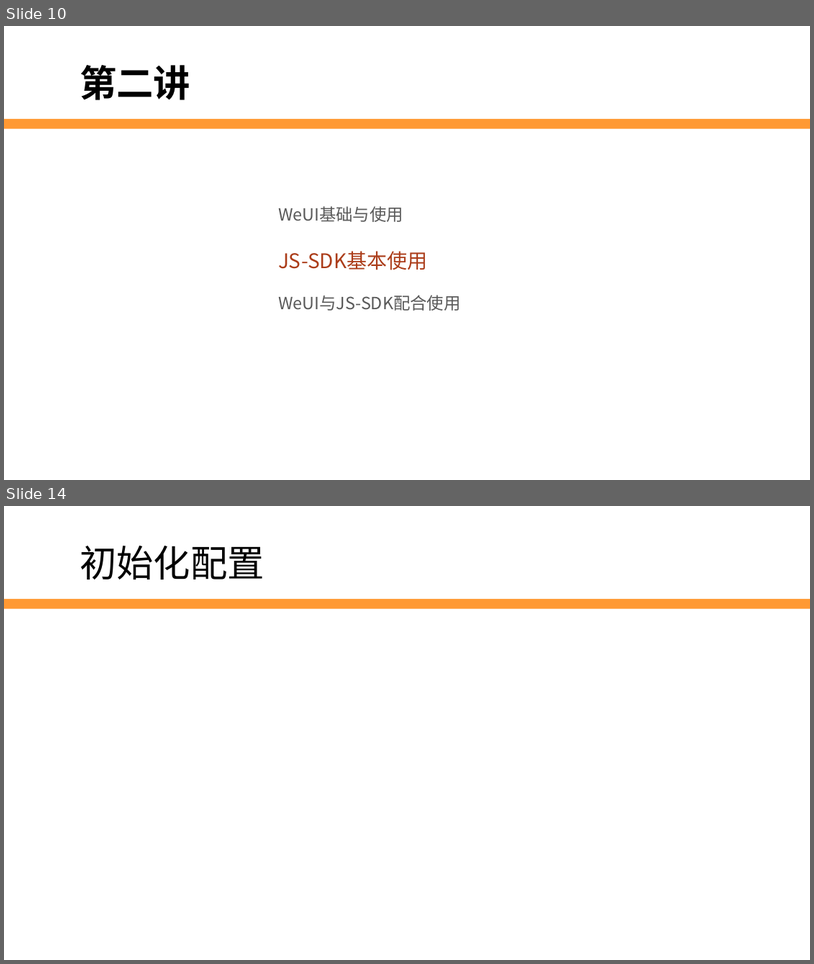
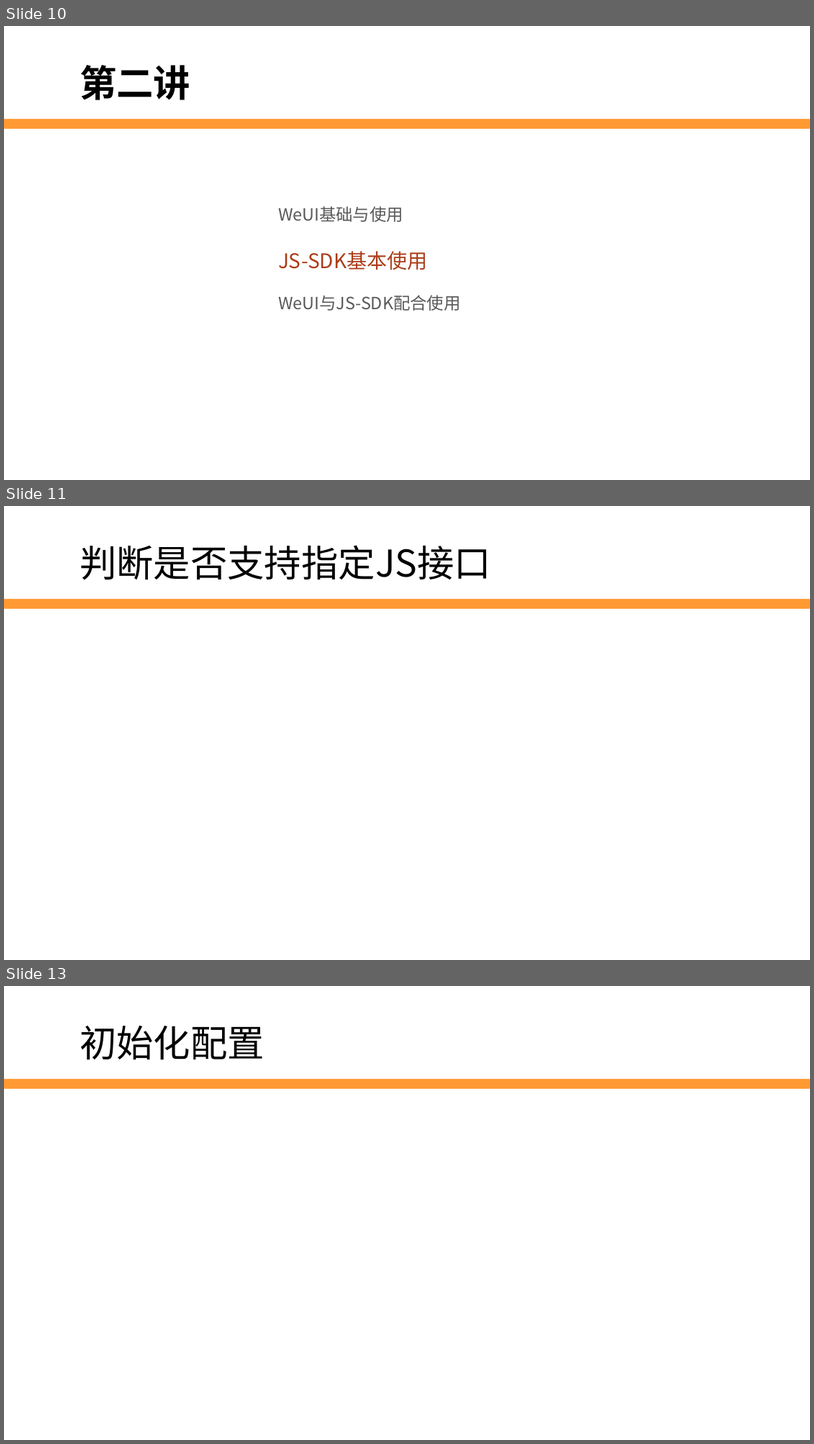
Before and after one commit to edu2act/2017-2018_1st_Wechat_Web_Programming, a slide deck: 第10讲 JS-SDK.pptx. Shown one above the other, each under a label of ours: slides 10 and 14 before the commit, slides 10, 11 and 13 after it; the slides between them are not shown. The pictures are 814x964 and 814x1444 pixels, drawn with LibreOffice and Linux fonts; fonts in the diff are those of the drawing; background and template pictures are left out. Boxes give left, top, right and bottom in pixels: in the first picture for what was removed or moved away, otherwise in the second. Text is boxed around its words. In the diff, an @@ line names an element or a change of style, - is before the commit and + after.

```diff
--- a/第10讲 JS-SDK.pptx
+++ b/第10讲 JS-SDK.pptx
@@ slide 11 added at (4,506,810,960), background #FFFFFF; not listed: 1 template element that a slide beside it also shows @@
@@ text added at (80,545,491,580), 44 pt, text #000000 @@
+判断是否支持指定JS接口
@@ what was slide 14 is now slide 13 @@
```
Also in this commit, not shown: 6 other slides added, 16 slides removed, 1 other file.
